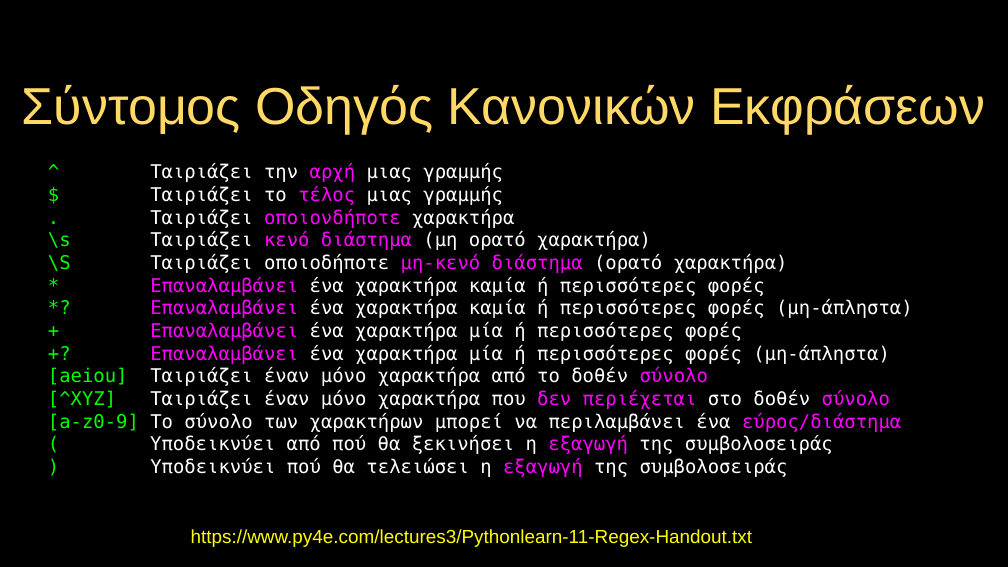
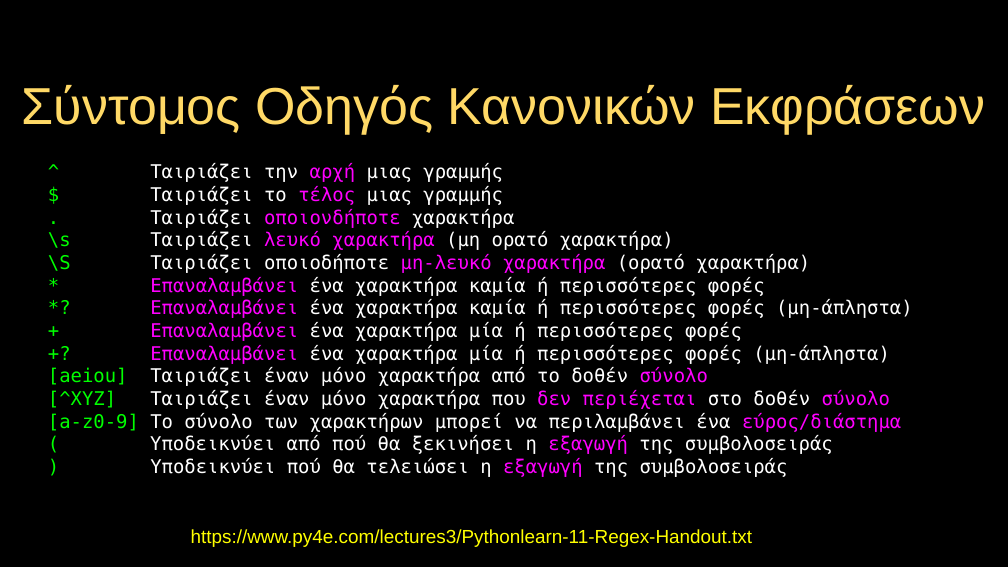
Before and after one commit to csev/py4e, a slide deck: slide 7 of lectures3/gr/Pythonlearn-11-Regex.pptx. Drawn at 1008x567 pixels with LibreOffice and Linux fonts; fonts in the diff are those of the drawing. Boxes give left, top, right and bottom in pixels: in the first picture for what was removed or moved away, otherwise in the second. Text is boxed around its words. In the diff, an @@ line names an element or a change of style, - is before the commit and + after.

```diff
--- a/lectures3/gr/Pythonlearn-11-Regex.pptx
+++ b/lectures3/gr/Pythonlearn-11-Regex.pptx
@@ text at (48,231,810,273): text changed @@
-\s Ταιριάζει κενό διάστημα (μη ορατό χαρακτήρα)
-\S Ταιριάζει οποιοδήποτε μη-κενό διάστημα (ορατό χαρακτήρα)
+\s Ταιριάζει λευκό χαρακτήρα (μη ορατό χαρακτήρα)
+\S Ταιριάζει οποιοδήποτε μη-λευκό χαρακτήρα (ορατό χαρακτήρα)
```
Also in this commit, not shown: 3 other slides changed, 6 other files.
